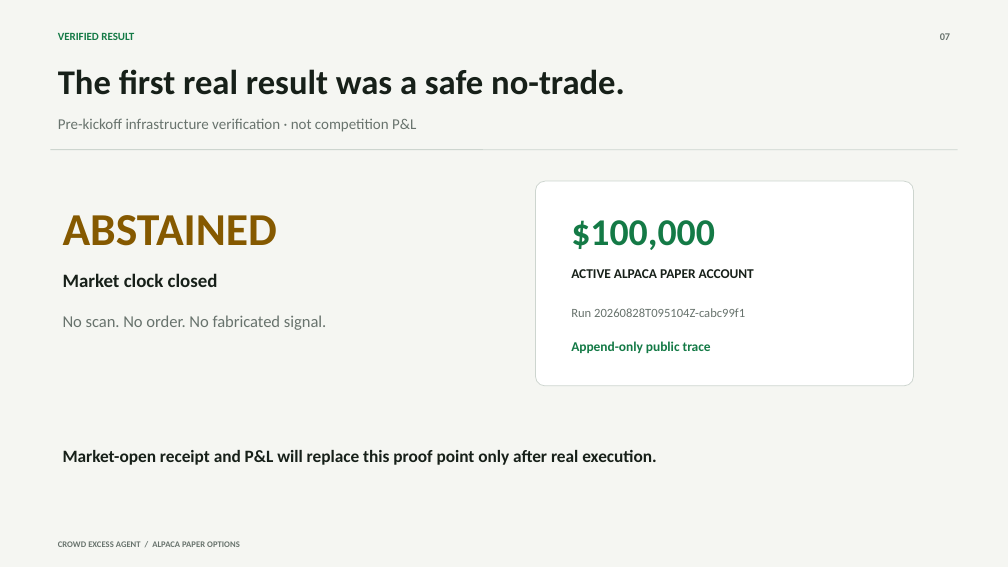
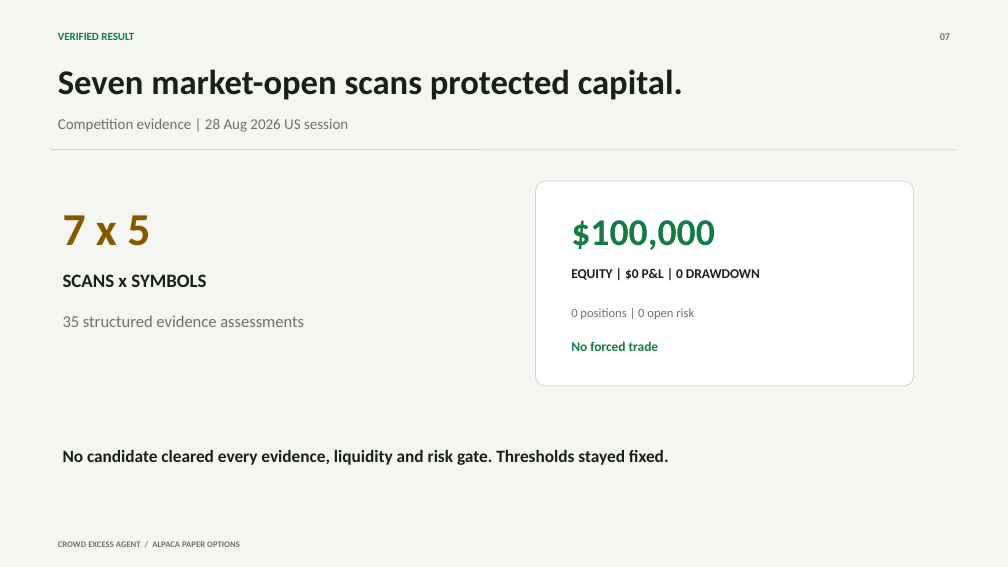
Before and after one commit to Kachii1020/crowd-excess-lab, a slide deck: slide 7 of submission/crowd-excess-pitch-deck.pptx. Drawn at 1008x567 pixels with LibreOffice and Linux fonts; fonts in the diff are those of the drawing. Boxes give left, top, right and bottom in pixels: in the first picture for what was removed or moved away, otherwise in the second. Text is boxed around its words. In the diff, an @@ line names an element or a change of style, - is before the commit and + after.

Commit message:
feat: finalize submission safety and evidence

```diff
--- a/submission/crowd-excess-pitch-deck.pptx
+++ b/submission/crowd-excess-pitch-deck.pptx
@@ text at bbox=[58, 69, 683, 100]: text changed @@
-The first real result was a safe no-trade.
+Seven market-open scans protected capital.
@@ text at bbox=[58, 118, 348, 132]: text changed @@
-Pre-kickoff infrastructure verification · not competition P&L
+Competition evidence | 28 Aug 2026 US session
@@ text at bbox=[63, 215, 150, 246]: text changed @@
-ABSTAINED
+7 x 5
@@ text at bbox=[571, 268, 760, 280]: text changed @@
-ACTIVE ALPACA PAPER ACCOUNT
+EQUITY | $0 P&L | 0 DRAWDOWN
@@ text at bbox=[63, 274, 206, 287]: text changed @@
-Market clock closed
+SCANS x SYMBOLS
@@ text at bbox=[63, 315, 304, 327]: text changed @@
-No scan. No order. No fabricated signal.
+35 structured evidence assessments
@@ text at bbox=[571, 308, 694, 319]: text changed @@
-Run 20260828T095104Z-cabc99f1
+0 positions | 0 open risk
@@ text at bbox=[571, 341, 659, 351]: text changed @@
-Append-only public trace
+No forced trade
@@ text at bbox=[63, 450, 669, 465]: text changed @@
-Market-open receipt and P&L will replace this proof point only after real execution.
+No candidate cleared every evidence, liquidity and risk gate. Thresholds stayed fixed.
```
Also in this commit, not shown: 3 other slides changed, 31 other files.
